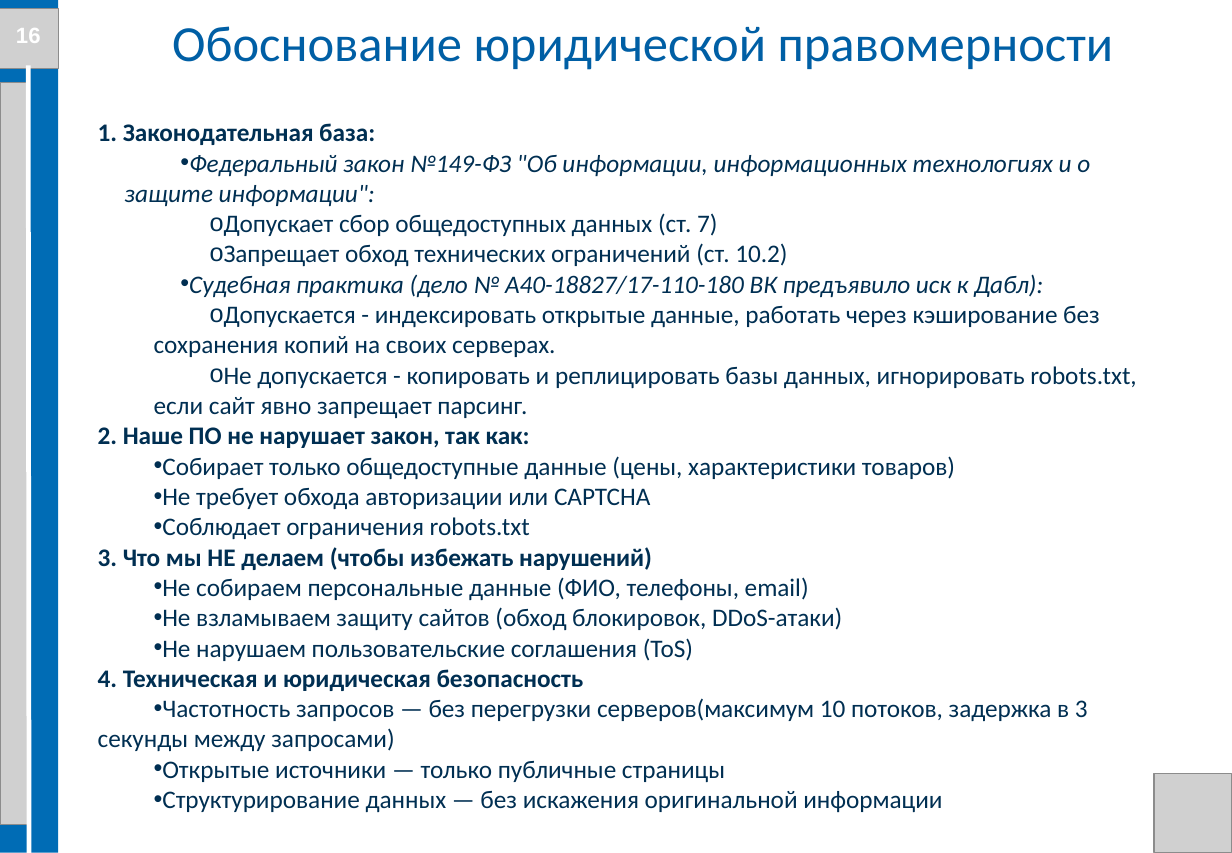
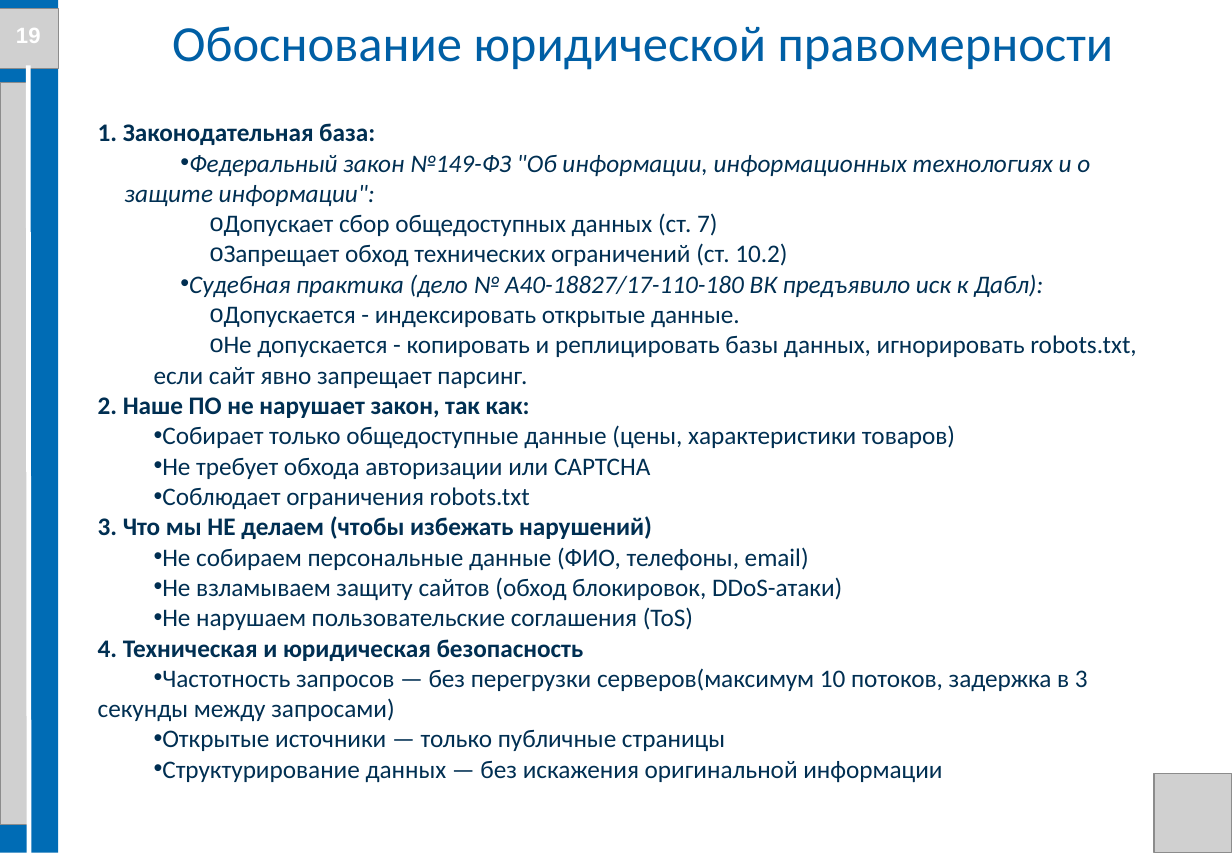
Before and after one commit to Evgenij1234/Diplom-work, a slide deck: slide 19 of Documents/Презентация диплома Семенов Е.А. БПЦ 21-01.pptx. Drawn at 1232x853 pixels with LibreOffice and Linux fonts; fonts in the diff are those of the drawing; grey boxes stand for pictures; background and template pictures are left out. Boxes give left, top, right and bottom in pixels: in the first picture for what was removed or moved away, otherwise in the second. Text is boxed around its words. In the diff, an @@ line names an element or a change of style, - is before the commit and + after.

```diff
--- a/Documents/Презентация диплома Семенов Е.А. БПЦ 21-01.pptx
+++ b/Documents/Презентация диплома Семенов Е.А. БПЦ 21-01.pptx
@@ text at bbox=[16, 28, 41, 43]: text changed @@
-16
+19
@@ text at bbox=[224, 306, 740, 327]: text changed @@
-  o Допускается - индексировать открытые данные, работать через кэширование без сохранения копий на своих серверах.
+  o Допускается - индексировать открытые данные.
```
Also in this commit, not shown: 12 other slides changed, 1 other file.
